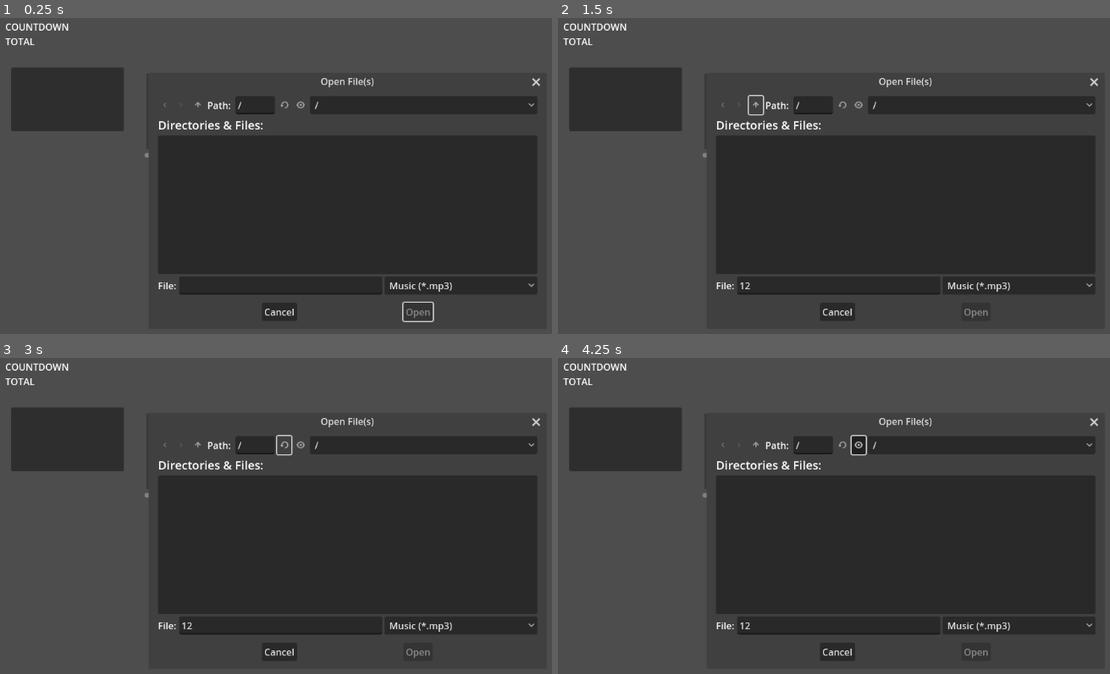
Above: before the commit, frames 1-4 (two rows, left to right).
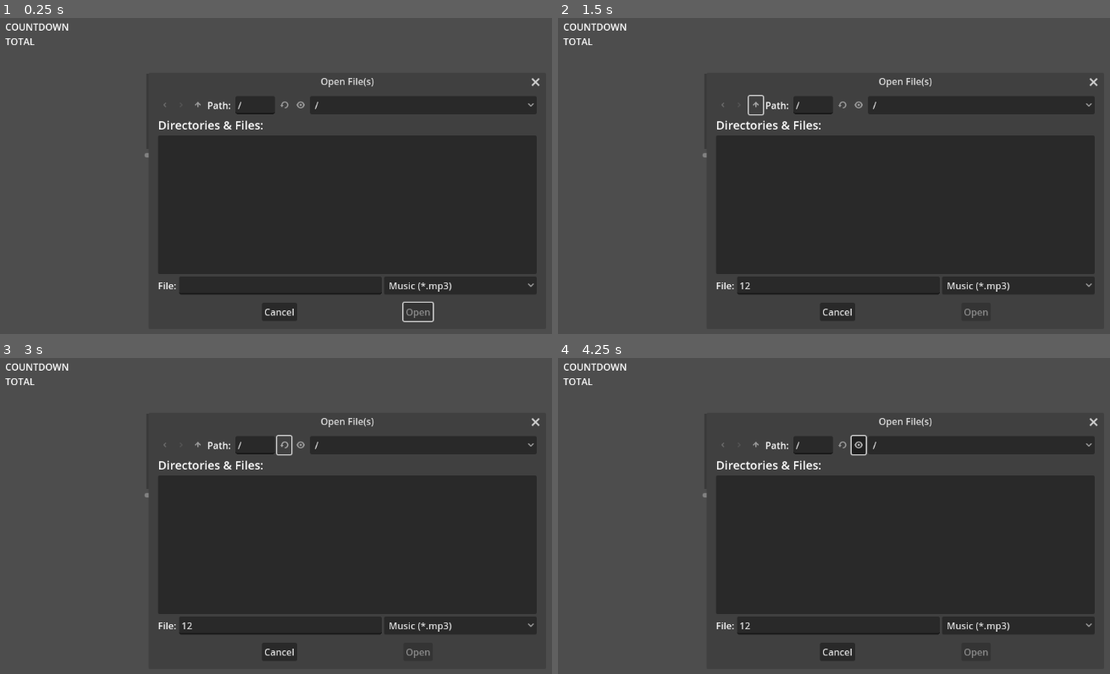
Above: after the commit, the same moments.

Repository: KindaWrks/Music-Player
Game: Godot game, scene res://MusicNode.tscn
Same seed, same stepped clock (60 frames per second), same inputs: the game is played once before the commit and once after it. The project has no main scene, so this scene is started directly.
Inputs (mouse positions are in pixels of both pictures, inside the frame that each line leads up to):
- Up to frame 1 (0.25 s): no input
- Up to frame 2 (1.5 s): click (839, 286) at 0.52 s; type "12" at 0.6 s; click (756, 106) at 1.25 s
- Up to frame 3 (3 s): click (198, 446) at 2 s; click (281, 446) at 2.75 s
- Up to frame 4 (4.25 s): click (856, 446) at 3.5 s

The runs differ from the first frame. In frame 1, 4.2% of the frame differs, in the area x 1-98%, y 15-88%; in frame 2, 4.2%; in frame 3, 4.2%; in frame 4, 4.2%.

Commit message:
can now click on songlist display to choose song
removed music label added songlist func

Diff:
--- a/MusicNode.gd
+++ b/MusicNode.gd
@@ -2,10 +2,8 @@
 
 @onready var fd_open = $FD_OPENfiles
 
-@onready var music_label = $MusicLabel
 @onready var music_time_label = $MusicTimeLabel
 @onready var music_total_time = $MusicTotalTimeLabel
-
 
 @export var audio_bus_name := "Master" #Makes the var Master audio bus
 @onready var _bus := AudioServer.get_bus_index(audio_bus_name) #Sets bus index to Master
@@ -17,7 +15,6 @@
 func _ready():
 	fd_o_filters()
 	fd_open.visible = true
-	music_label.visible = false
 
 func fd_o_filters():
 	fd_open.current_dir = "/"  #Set current dir as Root
@@ -25,7 +22,6 @@
 
 # Called every frame. 'delta' is the elapsed time since the previous frame.
 func _process(_delta):
-	music_label.text = str(musicarray).get_file().get_basename() #Gets the current file and removes the .MP3
 
 	if $AudioStreamPlayer.playing: #Make time count down in int rather then float and show total time
 		music_time_label.text = str(int($AudioStreamPlayer.stream.get_length()) - int($AudioStreamPlayer.get_playback_position()))
@@ -46,14 +42,13 @@
 		snd_file.close() # Close file.
 		$AudioStreamPlayer.stream = stream  # The loaded song in memory
 		$AudioStreamPlayer.play()
-		music_label.visible = true
 
 		# Add the selected song to the queue
 		musicarray.append(path)
 
 		#Add song list
-		#var file_name_without_extension = path.get_file().get_basename()
-		#$song_list.add_item(file_name_without_extension)
+		var file_name_without_extension = path.get_file().get_basename()
+		$song_list.add_item(file_name_without_extension)
 
 func play_next_song():
 	var next_song_path = musicarray[musicindex] # Get the next song from the queue
@@ -64,8 +59,23 @@
 	$AudioStreamPlayer.stream = stream  #The loaded song in memory
 	$AudioStreamPlayer.play()
 
-func _on_buttonshow_pressed():
+func _on_buttonshow_pressed(): #Show Filedialog
 	fd_open.visible = true
 
 func _on_h_slider_value_changed(value: float):
 	AudioServer.set_bus_volume_db(_bus,linear_to_db(value)) #Control volume as a float
+
+# Called when an item in the song list is selected
+func _on_song_list_item_selected(index):
+	if index < musicarray.size():
+		var selected_song_path = musicarray[index]
+		play_song(selected_song_path)
+
+# Function to play a selected song
+func play_song(song_path):
+	var snd_file = FileAccess.open(song_path, FileAccess.READ)
+	var stream = AudioStreamMP3.new()
+	stream.data = snd_file.get_buffer(snd_file.get_length())
+	snd_file.close()
+	$AudioStreamPlayer.stream = stream
+	$AudioStreamPlayer.play()
--- a/MusicNode.tscn
+++ b/MusicNode.tscn
@@ -21,16 +21,6 @@
 offset_right = 544.0
 offset_bottom = 248.0
 color = Color(0, 0, 0, 0.243137)
-
-[node name="MusicLabel" type="RichTextLabel" parent="."]
-offset_left = 296.0
-offset_top = 124.0
-offset_right = 535.0
-offset_bottom = 241.0
-theme_override_colors/default_color = Color(0, 0.998981, 0, 1)
-text = "test"
-fit_content = true
-autowrap_mode = 0
 
 [node name="HSlider" type="HSlider" parent="."]
 offset_left = 285.0
@@ -56,10 +46,11 @@
 text = "TOTAL"
 
 [node name="song_list" type="ItemList" parent="."]
-offset_left = 58.0
-offset_top = 109.0
-offset_right = 250.0
-offset_bottom = 218.0
+offset_left = 294.0
+offset_top = 127.0
+offset_right = 538.0
+offset_bottom = 240.0
 
 [connection signal="files_selected" from="FD_OPENfiles" to="." method="_on_fd_open_files_selected"]
 [connection signal="value_changed" from="HSlider" to="." method="_on_h_slider_value_changed"]
+[connection signal="item_selected" from="song_list" to="." method="_on_song_list_item_selected"]
